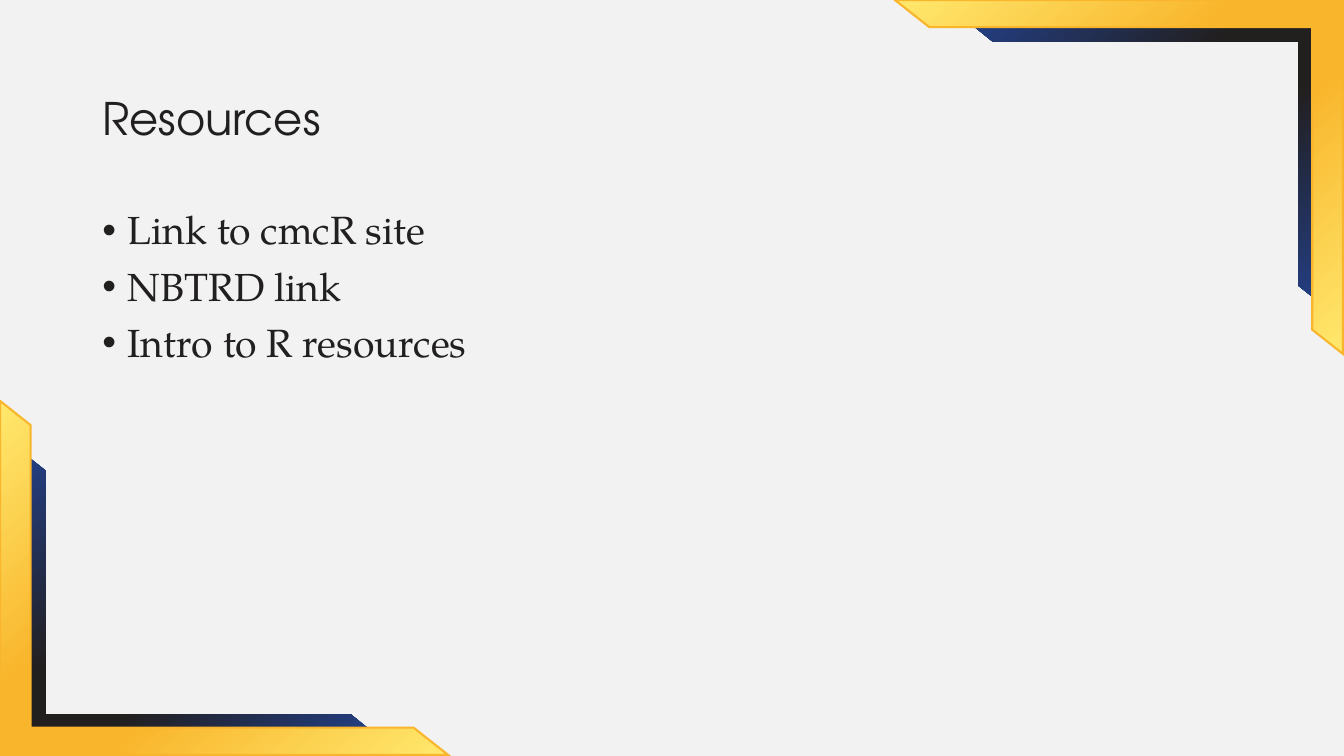
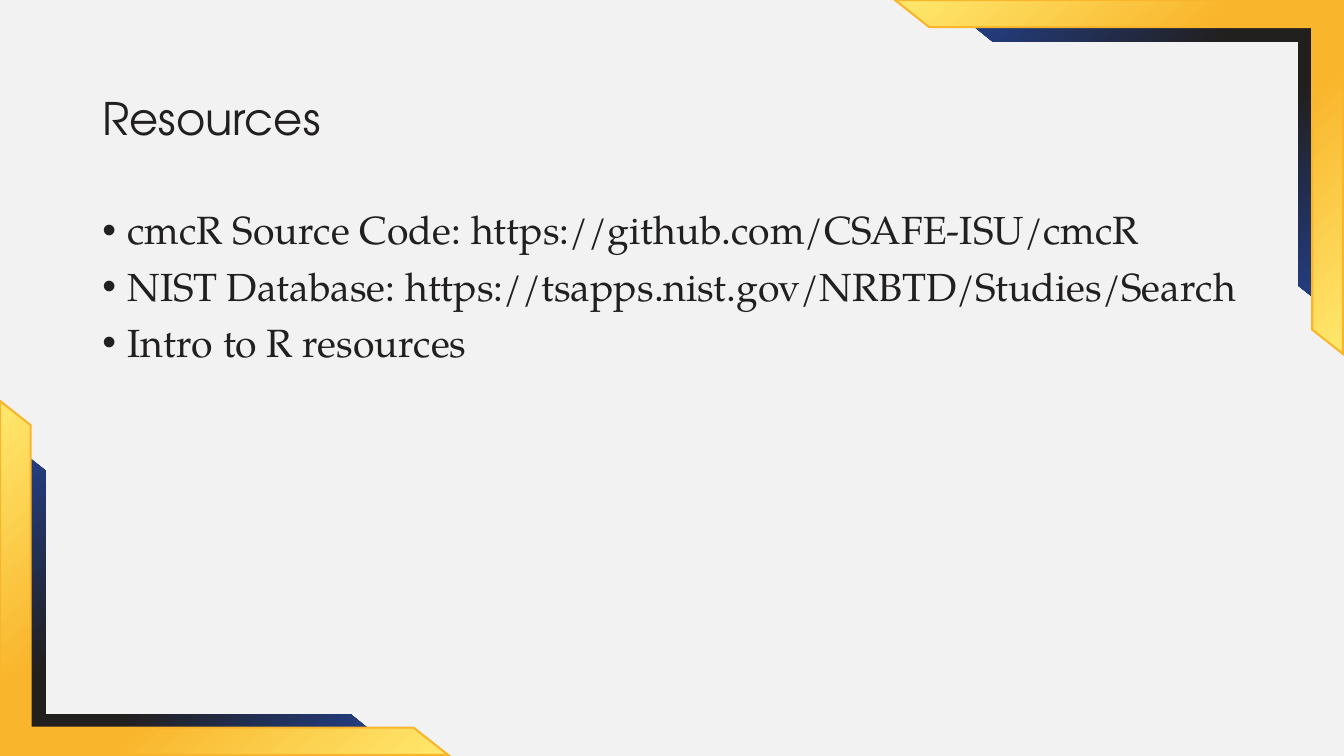
Before and after one commit to jzemmels/aafs22_slides, a slide deck: slide 11 of slides/AAFS 2022 Presenter PP Theme 1.pptx. Drawn at 1344x756 pixels with LibreOffice and Linux fonts; fonts in the diff are those of the drawing; background and template pictures are left out. Boxes give left, top, right and bottom in pixels: in the first picture for what was removed or moved away, otherwise in the second. Text is boxed around its words. In the diff, an @@ line names an element or a change of style, - is before the commit and + after.

```diff
--- a/slides/AAFS 2022 Presenter PP Theme 1.pptx
+++ b/slides/AAFS 2022 Presenter PP Theme 1.pptx
@@ text at (x1=128, y1=215, x2=1236, y2=312): text changed @@
-• Link to cmcR site
-• NBTRD link
+• cmcR Source Code: https://github.com/CSAFE-ISU/cmcR
+• NIST Database: https://tsapps.nist.gov/NRBTD/Studies/Search
```
Also in this commit, not shown: 5 other slides changed, 4 other files.
